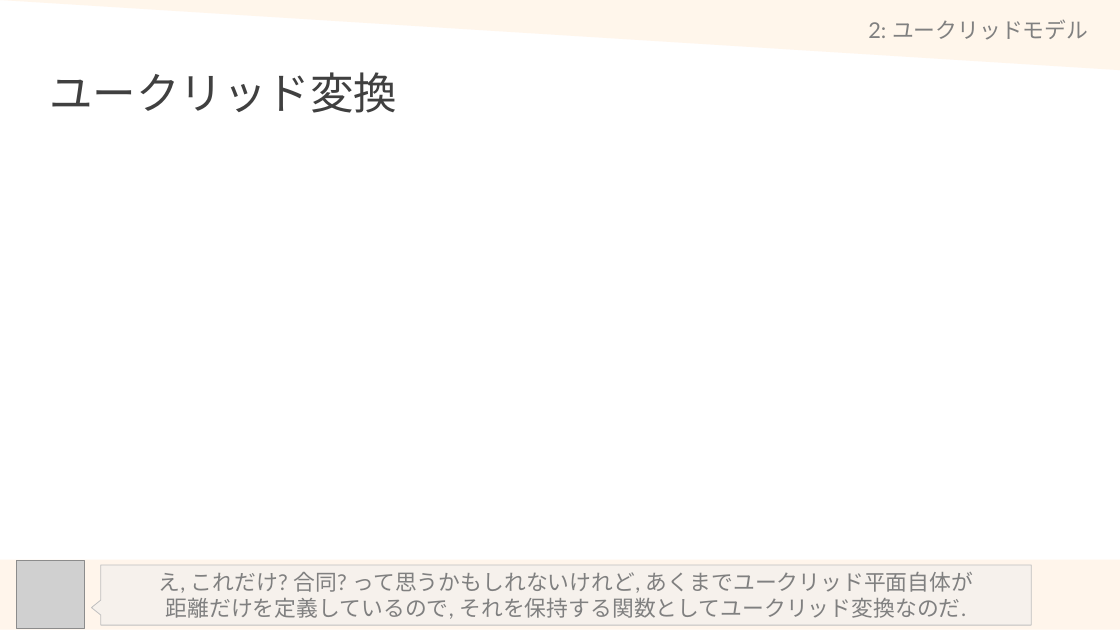
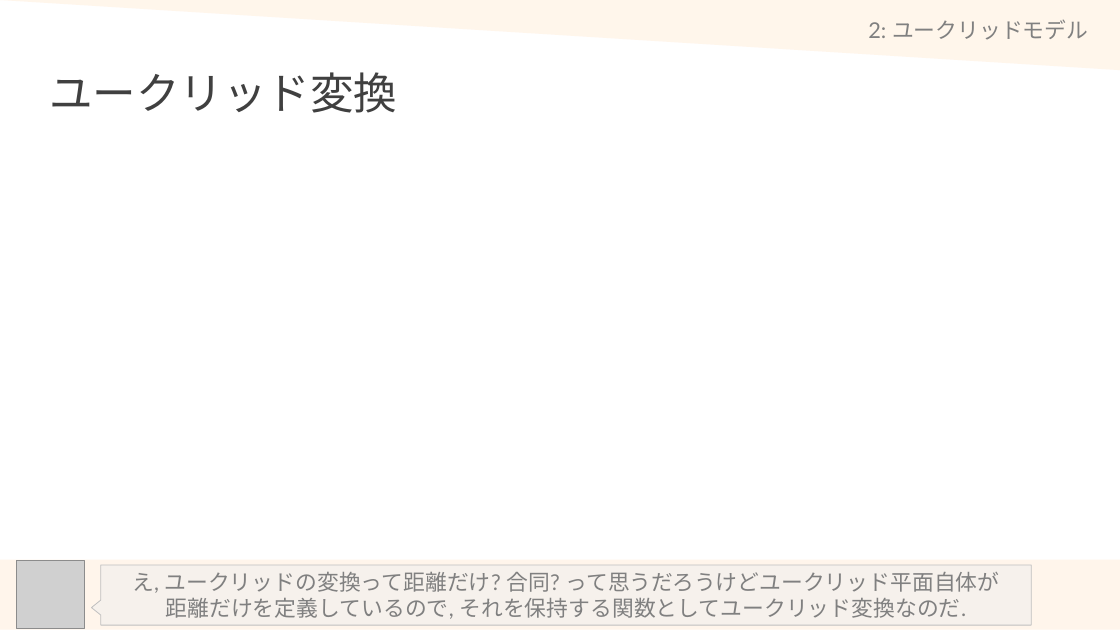
Before and after one commit to math-er/hyperbolic-space, a slide deck: slide 15 of Section2(上半平面とポアンカレ計量)/1-EuclidSpace.pptx. Drawn at 1120x630 pixels with LibreOffice and Linux fonts; fonts in the diff are those of the drawing; grey boxes stand for pictures. Boxes give left, top, right and bottom in pixels: in the first picture for what was removed or moved away, otherwise in the second. Text is boxed around its words. In the diff, an @@ line names an element or a change of style, - is before the commit and + after.

```diff
--- a/Section2(上半平面とポアンカレ計量)/1-EuclidSpace.pptx
+++ b/Section2(上半平面とポアンカレ計量)/1-EuclidSpace.pptx
@@ text in speech box at (132,572,999,593): text changed @@
-え, これだけ? 合同? って思うかもしれないけれど, あくまでユークリッド平面自体が
+え, ユークリッドの変換って距離だけ? 合同? って思うだろうけどユークリッド平面自体が
```
Also in this commit, not shown: 11 other slides changed, 7 slides added, 1 slide removed.
